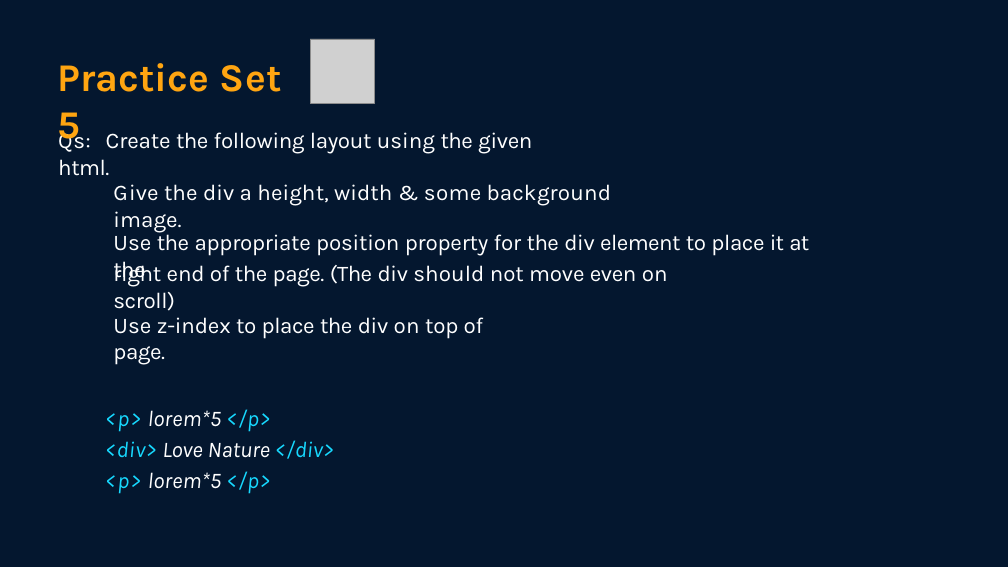
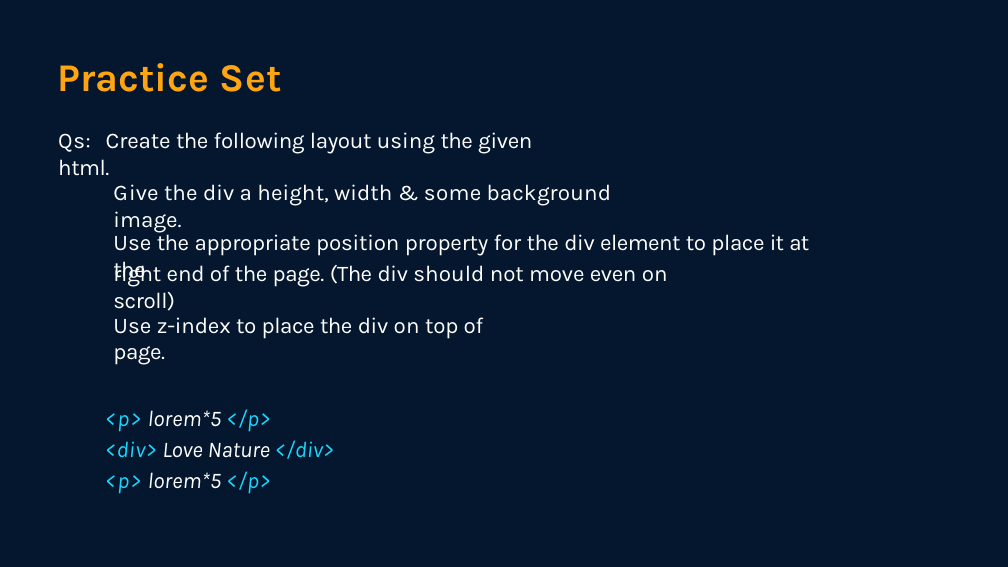
Before and after one commit to wasifa-khan/Introduction_To_Programming, a slide deck: slide 27 of CSS_Lecture.pptx. Drawn at 1008x567 pixels with LibreOffice and Linux fonts; fonts in the diff are those of the drawing; grey boxes stand for pictures; background and template pictures are left out. Boxes give left, top, right and bottom in pixels: in the first picture for what was removed or moved away, otherwise in the second. Text is boxed around its words. In the diff, an @@ line names an element or a change of style, - is before the commit and + after.

```diff
--- a/CSS_Lecture.pptx
+++ b/CSS_Lecture.pptx
@@ picture removed at bbox=[310, 39, 374, 103] @@
@@ title at bbox=[57, 63, 282, 92]: text changed @@
-Practice Set 5
+Practice Set
```
Also in this commit, not shown: 5 other files.
